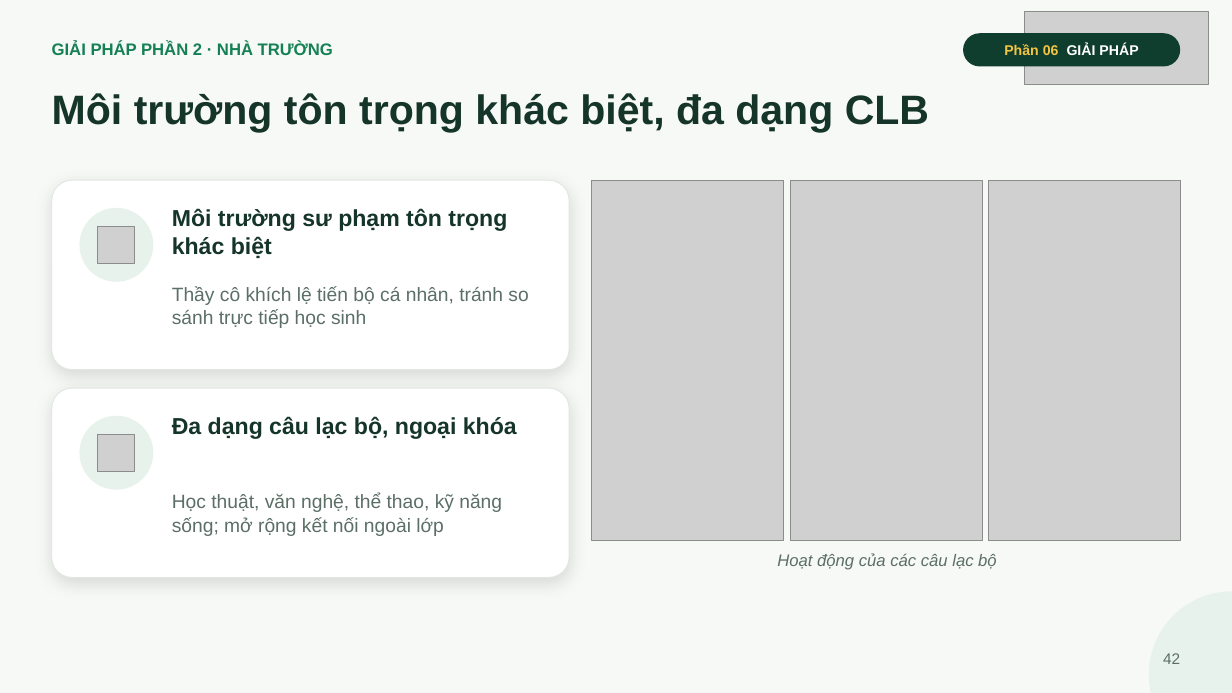
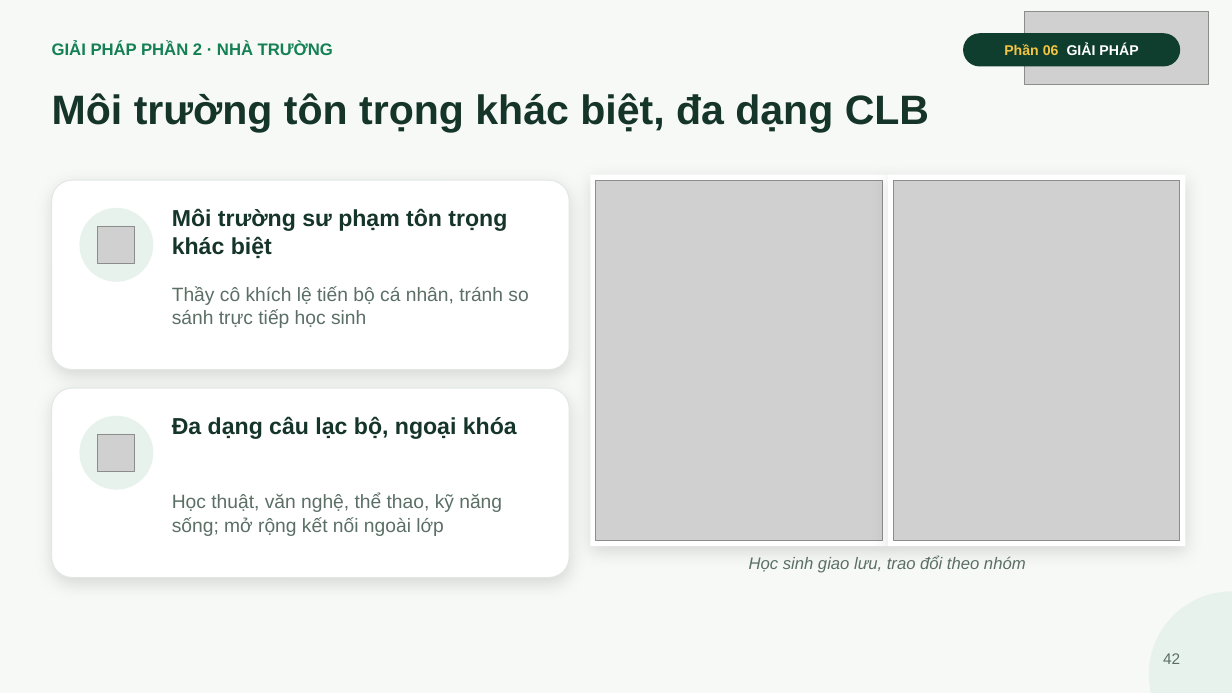
Before and after one commit to ngohuonglan2003-lab/Ppt-canva-ap-luc-dong-trang-lua, a slide deck: slide 42 of slide/Ap-luc-dong-trang-lua.pptx. Drawn at 1232x693 pixels with LibreOffice and Linux fonts; fonts in the diff are those of the drawing; grey boxes stand for pictures. Boxes give left, top, right and bottom in pixels: in the first picture for what was removed or moved away, otherwise in the second. Text is boxed around its words. In the diff, an @@ line names an element or a change of style, - is before the commit and + after.

```diff
--- a/slide/Ap-luc-dong-trang-lua.pptx
+++ b/slide/Ap-luc-dong-trang-lua.pptx
@@ rectangle added at [591,175,888,546], fill #FFFFFF @@
@@ rectangle added at [888,175,1186,546], fill #FFFFFF @@
@@ picture: place and size @@
-picture at [592,180,784,541]
+picture at [596,180,883,541]
@@ picture removed at [790,180,982,541] @@
@@ picture: place and size @@
-picture at [989,180,1181,541]
+picture at [894,180,1180,541]
@@ text added at [749,555,1026,573], 13 pt, text #5B6F66, italic @@
+Học sinh giao lưu, trao đổi theo nhóm
@@ text removed at [777,553,997,570] @@
-Hoạt động của các câu lạc bộ
```
Also in this commit, not shown: 12 other slides changed, 4 other files.
